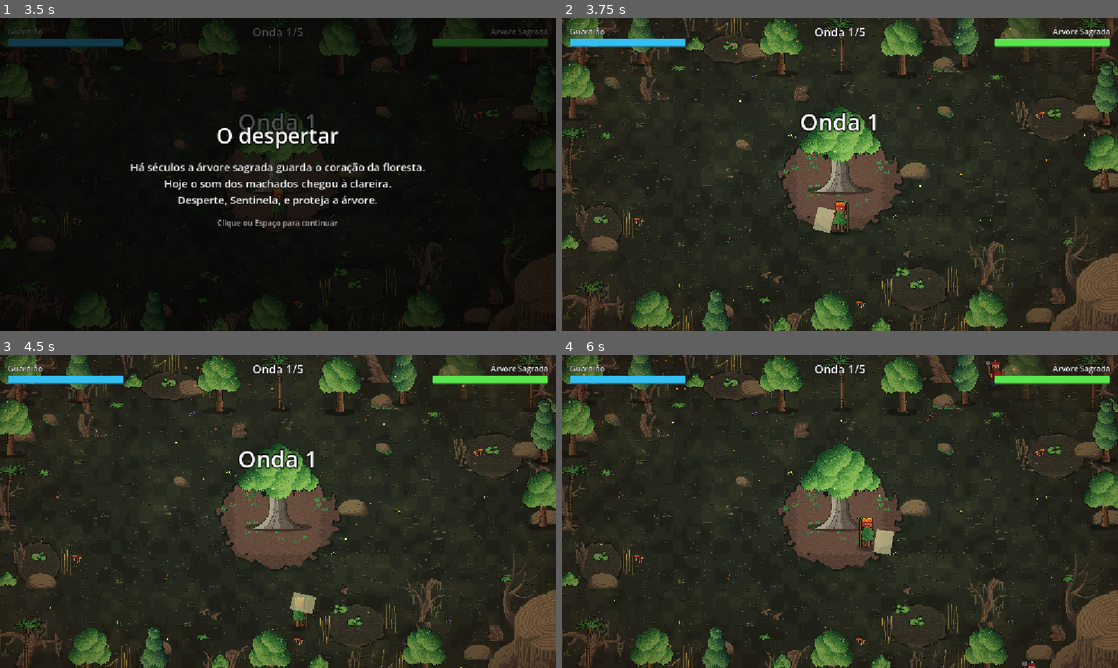
Above: before the commit, frames 1-4 (two rows, left to right).
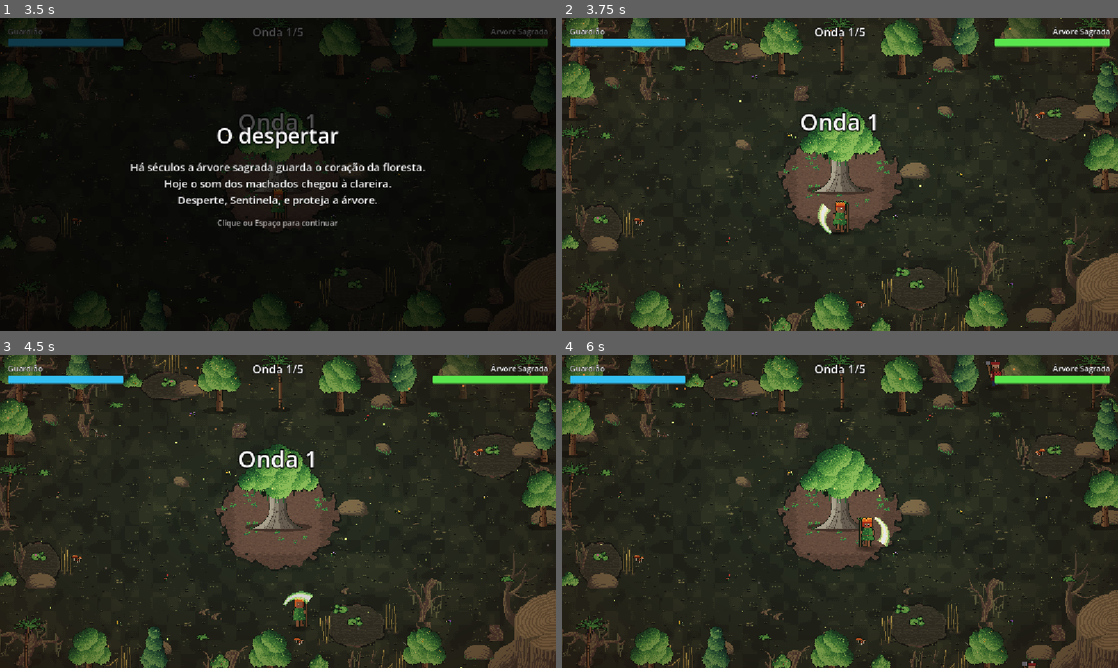
Above: after the commit, the same moments.

Repository: elian-sss/sentinela
Game: Godot game, scene res://cenas/telas/TelaInicial.tscn
The game is run twice, just before and just after one commit, with the same random seed, the same clock (stepped at 60 frames per second) and the same inputs.
Inputs (mouse positions are in pixels of both pictures, inside the frame that each line leads up to):
- Up to frame 1 (3.5 s): click "Como jogar" at 0.5 s; click "Voltar" at 1.25 s; click "Como jogar" at 2 s; tap Enter (ui_accept) at 2.75, 3.02 s; move the mouse to (400, 158) at 2.77 s; press the mouse at (400, 158) at 2.78 s; hold D (mover_direita) from 2.78 s (still down)
- Up to frame 2 (3.75 s): tap Enter (ui_accept) at 3.5 s; move the mouse to (728, 190) at 3.52 s; release D (mover_direita) at 3.53 s; release the mouse at (728, 190) at 3.53 s; hold S (mover_baixo) from 3.53 s (still down); tap Space (dash) at 3.6 s; click (728, 190) at 3.67 s
- Up to frame 3 (4.5 s): tap Enter (ui_accept) at 3.77 s; move the mouse to (333, 442) at 4.27 s; release S (mover_baixo) at 4.28 s; hold D (mover_direita) from 4.28 s (still down); hold R (reiniciar) from 4.28 s (still down); click (333, 442) at 4.42 s
- Up to frame 4 (6 s): move the mouse to (812, 574) at 5.02 s; release D (mover_direita) at 5.03 s; release R (reiniciar) at 5.03 s; hold W (mover_cima) 5.03-5.78 s; click (812, 574) at 5.1 s; tap Enter (ui_accept) at 5.27 s; move the mouse to (1006, 558) at 5.77 s; hold A (mover_esquerda) from 5.78 s (still down); tap Space (dash) at 5.85 s; click (1006, 558) at 5.92 s

Frame 1 is identical in both runs. In frame 2, 0.2% of the frame differs, in the area x 45-50%, y 59-70%; in frame 3, 0.3%, in the area x 50-57%, y 75-83%; in frame 4, 0.3%.

Commit message:
Troca o quadrado do ataque por uma animação de arco de energia saindo do cajado

Diff:
--- a/cenas/heroi/Golpe.tscn
+++ b/cenas/heroi/Golpe.tscn
@@ -1,6 +1,10 @@
-[gd_scene load_steps=3 format=3]
+[gd_scene load_steps=5 format=3]
 
 [ext_resource type="Script" path="res://cenas/heroi/golpe.gd" id="1_golpe"]
+[ext_resource type="SpriteFrames" path="res://cenas/heroi/golpe_quadros.tres" id="2_quadros"]
+
+[sub_resource type="CanvasItemMaterial" id="CanvasItemMaterial_aditivo"]
+blend_mode = 1
 
 [sub_resource type="RectangleShape2D" id="RectangleShape2D_golpe"]
 size = Vector2(36, 48)
@@ -13,10 +17,8 @@
 [node name="Colisao" type="CollisionShape2D" parent="."]
 shape = SubResource("RectangleShape2D_golpe")
 
-[node name="Visual" type="ColorRect" parent="."]
-offset_left = -18.0
-offset_top = -24.0
-offset_right = 18.0
-offset_bottom = 24.0
-mouse_filter = 2
-color = Color(1, 1, 0.75, 0.6)
+[node name="Visual" type="AnimatedSprite2D" parent="."]
+material = SubResource("CanvasItemMaterial_aditivo")
+texture_filter = 1
+sprite_frames = ExtResource("2_quadros")
+animation = &"golpe"
--- a/cenas/heroi/golpe.gd
+++ b/cenas/heroi/golpe.gd
@@ -1,16 +1,30 @@
 class_name Golpe
 extends Area2D
-## Hitbox temporária do ataque do herói. Causa dano aos inimigos que tocar e some.
+## Ataque do herói: um arco de energia do cajado. A hitbox causa dano só durante `duracao`;
+## o desenho termina a animação e o nó some quando ela acaba.
+
+## Os sprites são desenhados acima do centro da colisão, então o arco sobe junto para sair do tronco do herói.
+## Só o desenho sobe; a hitbox continua no lugar.
+const DESLOCAMENTO_VISUAL: Vector2 = Vector2(0, -12)
 
 var dano: int = Balanceamento.HEROI_DANO_ATAQUE
 var duracao: float = Balanceamento.HEROI_DURACAO_GOLPE
 @export var forca_empurrao: float = 250.0
 
+@onready var _visual: AnimatedSprite2D = $Visual
+
 
 func _ready() -> void:
 	body_entered.connect(_ao_tocar)
 	area_entered.connect(_ao_tocar) # o fogo é uma área, não um corpo
-	get_tree().create_timer(duracao, false).timeout.connect(queue_free)
+	get_tree().create_timer(duracao, false).timeout.connect(_desligar_hitbox)
+	_visual.global_position = global_position + DESLOCAMENTO_VISUAL
+	_visual.animation_finished.connect(queue_free)
+	_visual.play("golpe")
+
+
+func _desligar_hitbox() -> void:
+	set_deferred("monitoring", false)
 
 
 func _ao_tocar(alvo: Node2D) -> void:
--- /dev/null
+++ b/cenas/heroi/golpe_quadros.tres
@@ -0,0 +1,27 @@
+[gd_resource type="SpriteFrames" load_steps=6 format=3]
+
+[ext_resource type="Texture2D" path="res://assets/personagens/golpe.png" id="1_folha"]
+
+[sub_resource type="AtlasTexture" id="quadro_0"]
+atlas = ExtResource("1_folha")
+region = Rect2(0, 0, 64, 84)
+
+[sub_resource type="AtlasTexture" id="quadro_1"]
+atlas = ExtResource("1_folha")
+region = Rect2(64, 0, 64, 84)
+
+[sub_resource type="AtlasTexture" id="quadro_2"]
+atlas = ExtResource("1_folha")
+region = Rect2(128, 0, 64, 84)
+
+[sub_resource type="AtlasTexture" id="quadro_3"]
+atlas = ExtResource("1_folha")
+region = Rect2(192, 0, 64, 84)
+
+[resource]
+animations = [{
+"frames": [{"duration": 1.0, "texture": SubResource("quadro_0")}, {"duration": 1.0, "texture": SubResource("quadro_1")}, {"duration": 1.0, "texture": SubResource("quadro_2")}, {"duration": 1.0, "texture": SubResource("quadro_3")}],
+"loop": false,
+"name": &"golpe",
+"speed": 20.0
+}]
Binary file added: assets/personagens/golpe.png
Not shown, added: assets/personagens/golpe.png.import
